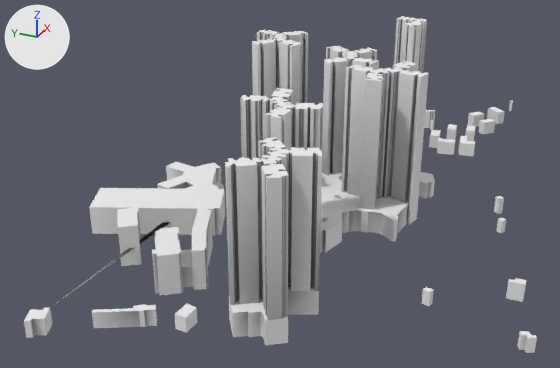
The glTF model data/buildings/7/63/108.glb: old version first, new version second.
One viewpoint serves both versions: a camera (50 mm lens) standing at (-642.0, -187.0, 350.0) and looking at (-32.0, 88.0, 45.0). Lighting does not change. The marker at upper left points along +X, +Y and +Z. Vertices at the same position are counted once.

Before the edit, the objects in view are built like this:
```python
me_mesh_0 = bpy.data.meshes.new('Mesh_0')
me_mesh_0.from_pydata(...)  # 2854 vertices, 4249 faces; spans x -278.0..288.0, y -165.0..251.0, z 2.0..155.0
me_mesh_0.materials.append(mat_material_0)
ob_mesh_0 = bpy.data.objects.new('Mesh_0', me_mesh_0)
ob_mesh_0.location = (0.0, 0.0, 0.0)
```
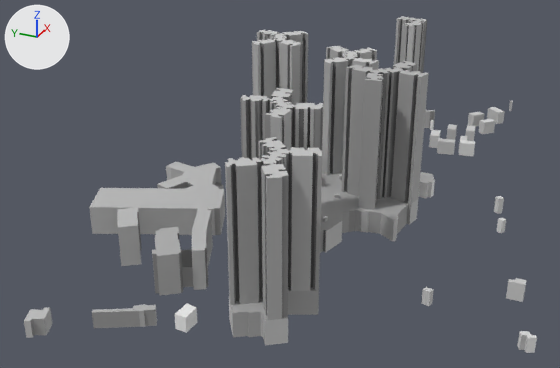
Boxes [x1, y1, x2, y2] around the edits, measured in the pictures (560 x 368 px; the box of a moved part takes in the faces that stretch with it):
part 1 of me_mesh_0, moved or reshaped
    before: [54, 182, 223, 305]
    after: [215, 182, 223, 187]
part 2 of me_mesh_0, recoloured
    both: [24, 16, 537, 353]

The edits, one by one:
me_mesh_0 is used by ob_mesh_0; location (0.0, 0.0, 0.0).
me_mesh_0 had 2854 vertices, 4249 faces and spanned x -278.0..288.0, y -165.0..251.0, z 2.0..155.0.
me_mesh_0 now has 2856 vertices, 4252 faces and spans x -278.0..288.0, y -165.0..251.0, z 2.0..155.0.
Part 1, on me_mesh_0:
2 vertices are removed from x -11.0, y 169.0, z 8.0..23.0.
6 faces are deleted.
4 vertices are added at (-18.0, 174.0, 23.0), (-18.0, 174.0, 8.0), (-22.0, 168.0, 8.0), (-22.0, 168.0, 23.0).
9 new faces join them.
me_mesh_0 part 2: 4229 kept faces spanning x -278.0..288.0, y -165.0..251.0, z 2.0..155.0 get new vertex colours.
